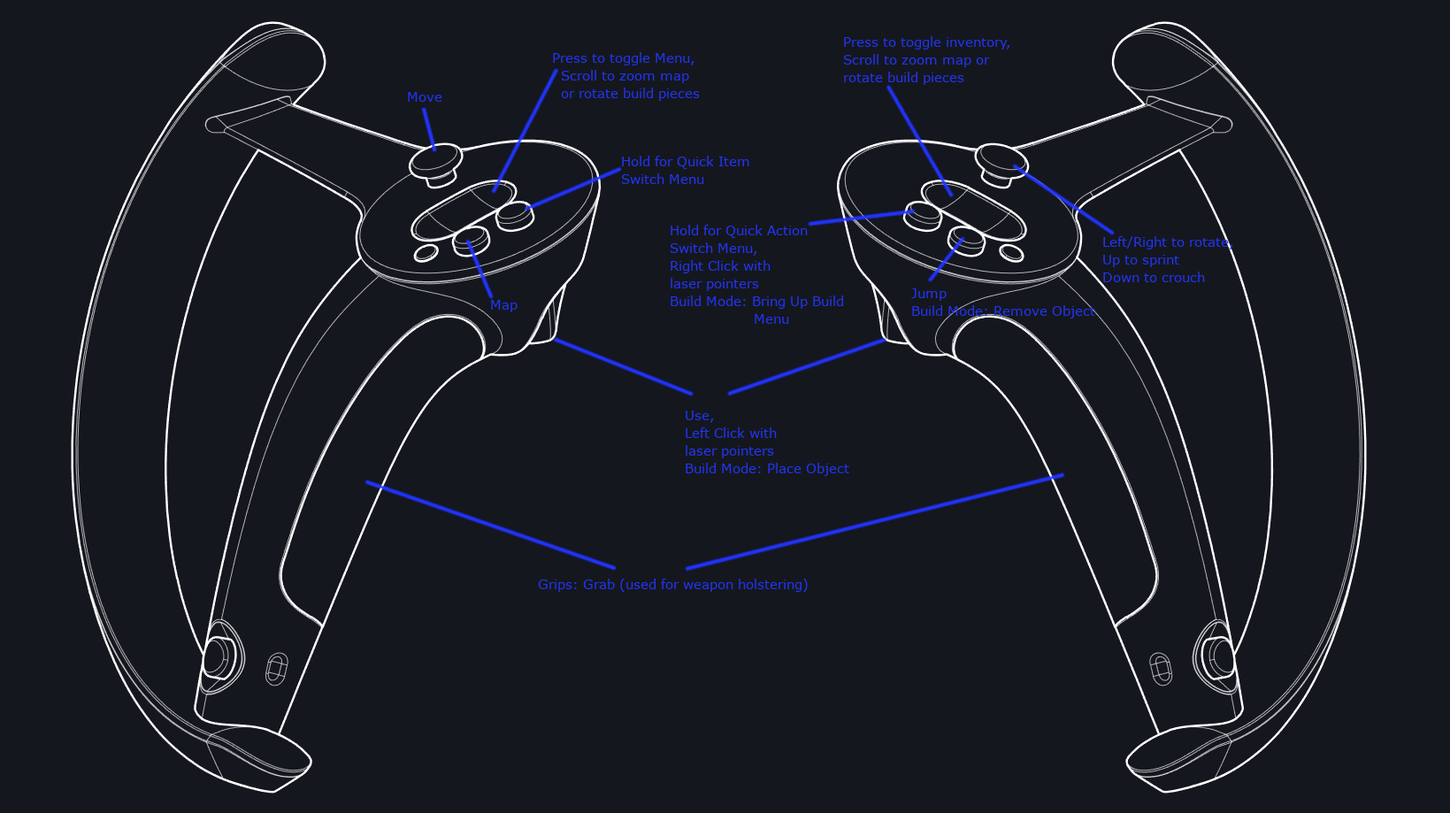
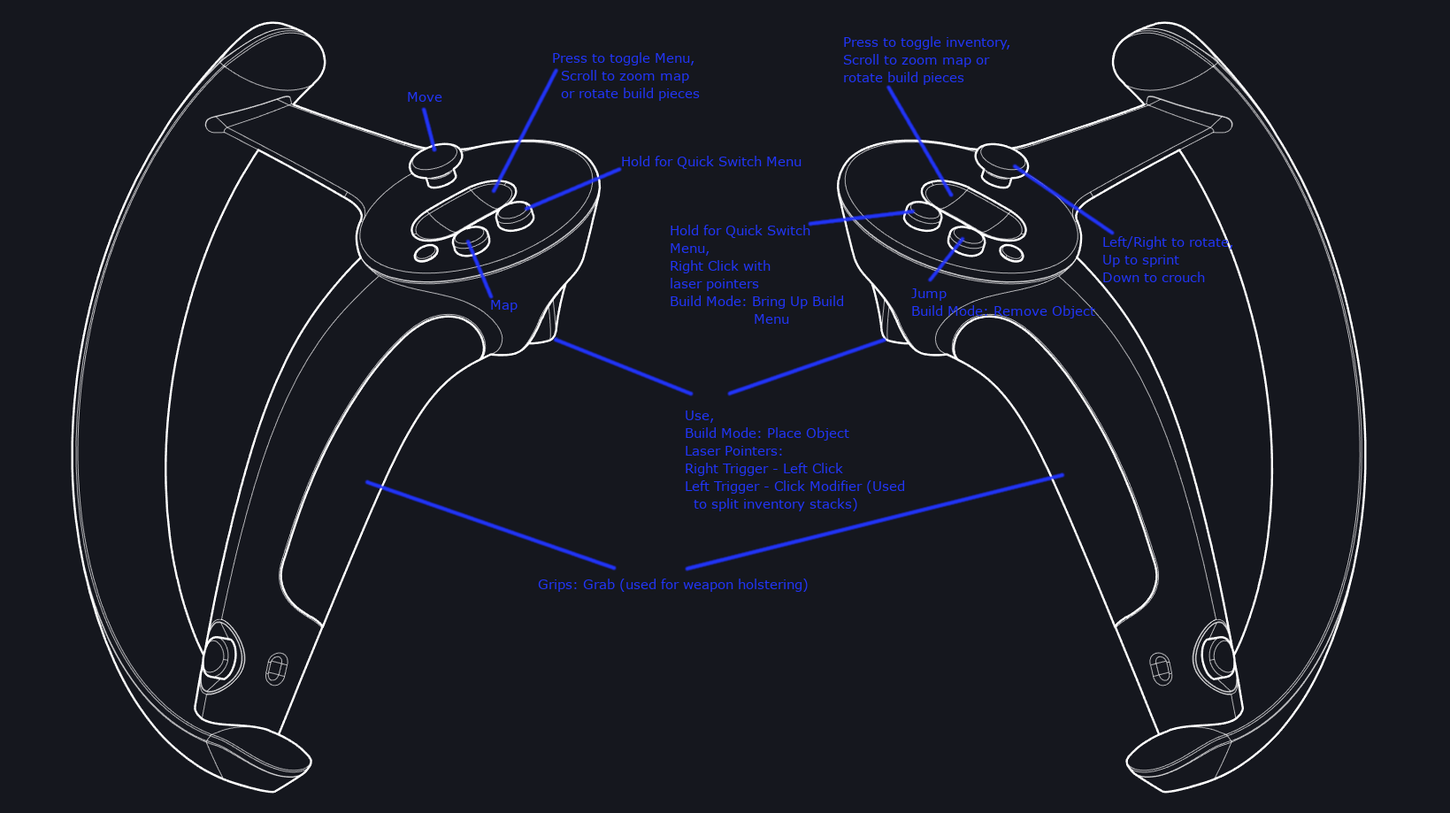
The second w=1450, h=813 image is a revision of the first. Changes to its layers:
renamed "Hold for Quick Item ..." to "Hold for Quick Switch Menu", painted on it over [621, 155, 802, 185]
renamed "Hold for Quick Action ..." to "Hold for Quick Switch ...", painted on it over [669, 224, 811, 256]
painted on "Use, ..." over [685, 427, 905, 512]
